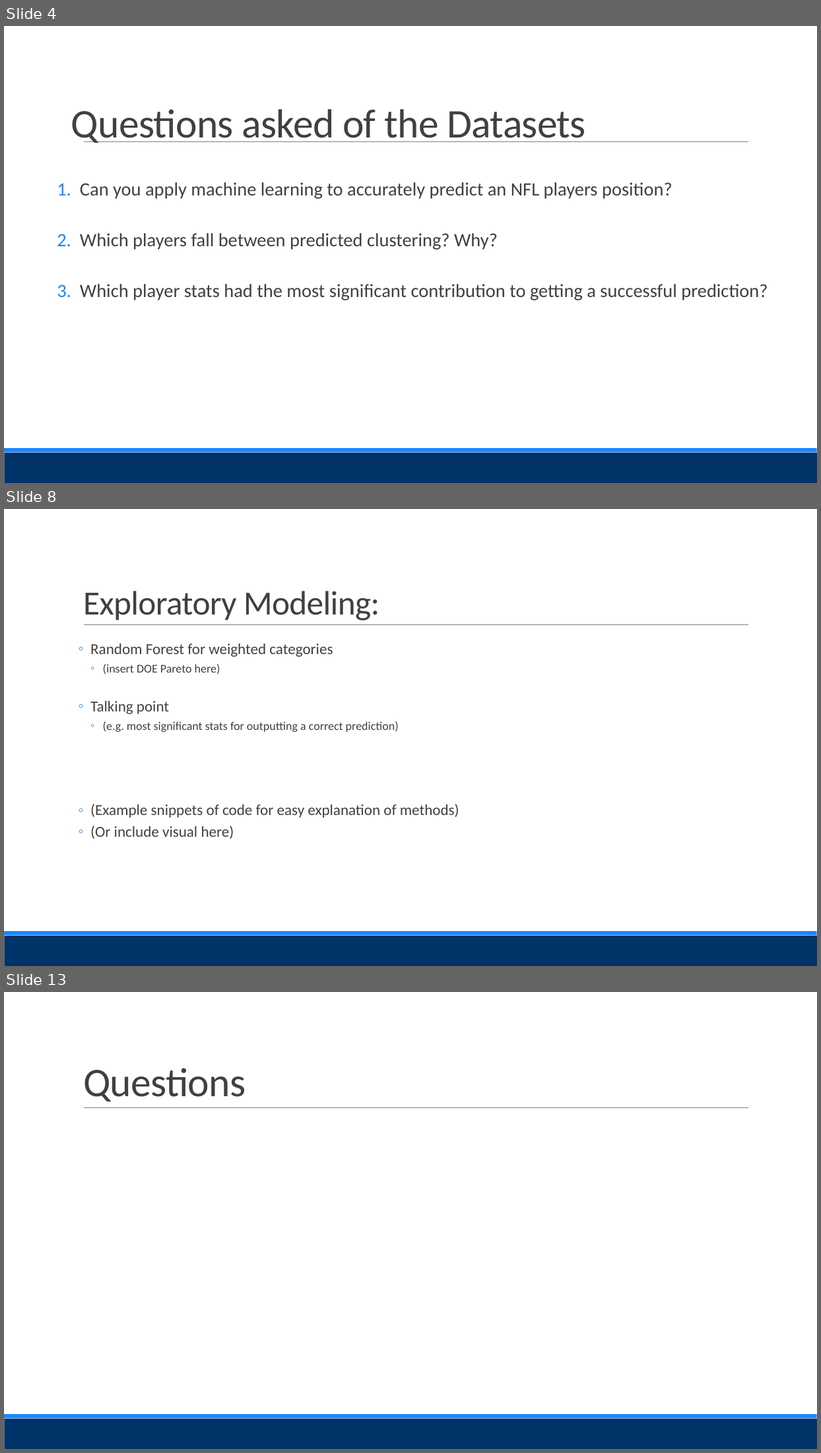
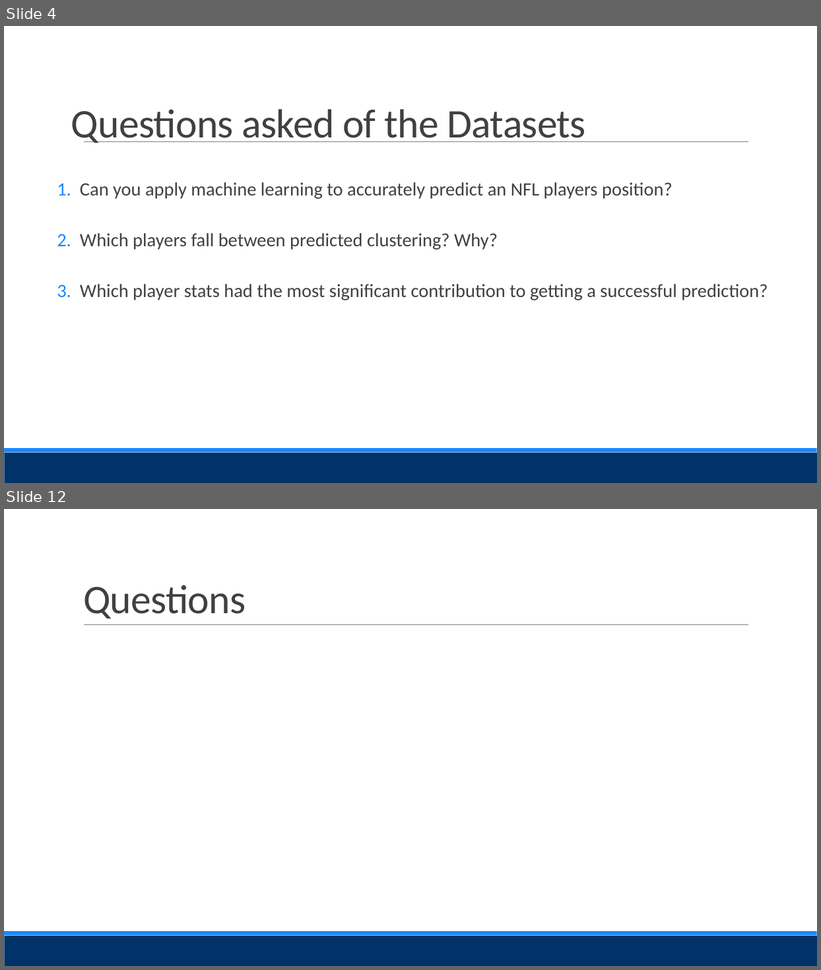
Before and after one commit to Evdawg/Project_4_FF_ML, a slide deck: Presentation.pptx. Shown one above the other, each under a label of ours: slides 4, 8 and 13 before the commit, slides 4 and 12 after it; the slides between them are not shown. The pictures are 821x1453 and 821x970 pixels, drawn with LibreOffice and Linux fonts; fonts in the diff are those of the drawing. Boxes give left, top, right and bottom in pixels: in the first picture for what was removed or moved away, otherwise in the second. Text is boxed around its words. In the diff, an @@ line names an element or a change of style, - is before the commit and + after.

```diff
--- a/Presentation.pptx
+++ b/Presentation.pptx
@@ slide 8 removed at <box>4,509,817,966</box>, background #FFFFFF; not listed: 3 template elements that a slide beside it also shows @@
@@ title removed at <box>83,591,380,621</box> @@
-Exploratory Modeling:
@@ text removed at <box>90,644,459,839</box> @@
-  ◦ Random Forest for weighted categories
-    ◦ (insert DOE Pareto here)
-  ◦ Talking point
-    ◦ (e.g. most significant stats for outputting a correct prediction)
-  ◦ (Example snippets of code for easy explanation of methods)
-  ◦ (Or include visual here)
@@ what was slide 13 is now slide 12 @@
```
Also in this commit, not shown: 4 slides changed, 4 slides added, 4 other slides removed.
